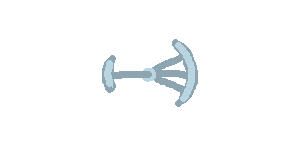
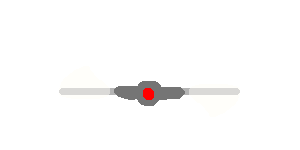
The second 300px x 150px image is a revision of the first. Changes to its layers:
showed group "Explosive" (12 layers) over [59, 39, 240, 117]
added layer "Layer 77" (overlay, 50%) in group "Helicopter" over [189, 84, 240, 117]
added layer "Layer 76" (overlay, 50%) in group "Helicopter" over [59, 66, 110, 99]
hid group "Turret" (20 layers) over [102, 39, 240, 117]
hid group "1" (1st of 2, in "Turret") (10 layers) over [102, 39, 240, 117]
